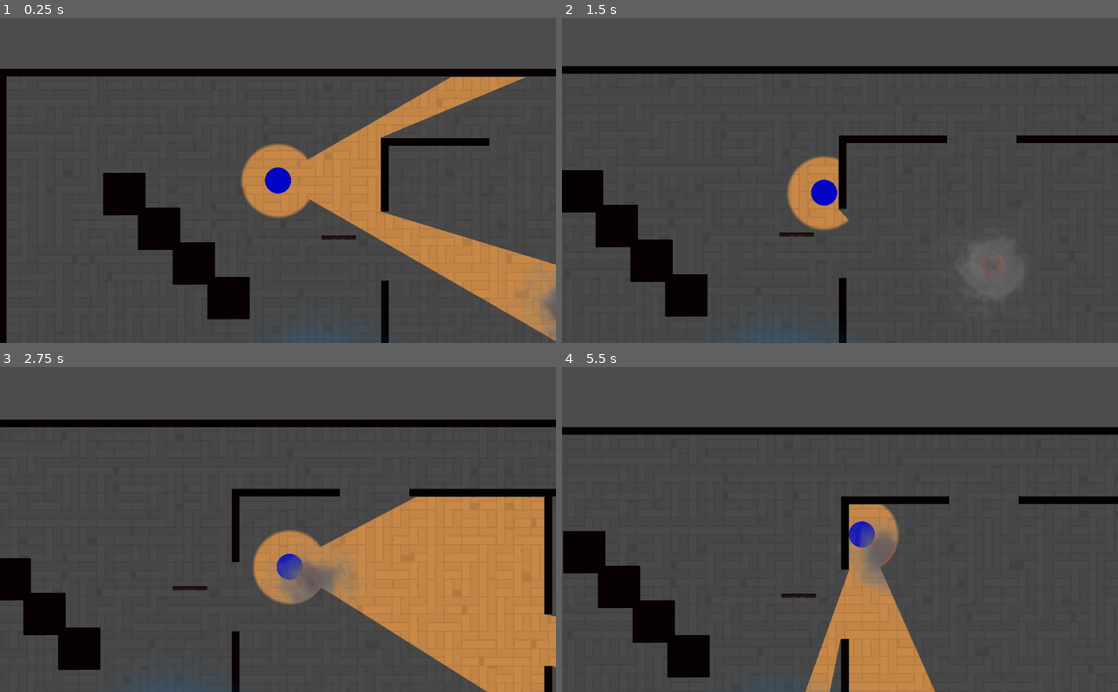
Above: before the commit, frames 1-4 (two rows, left to right).
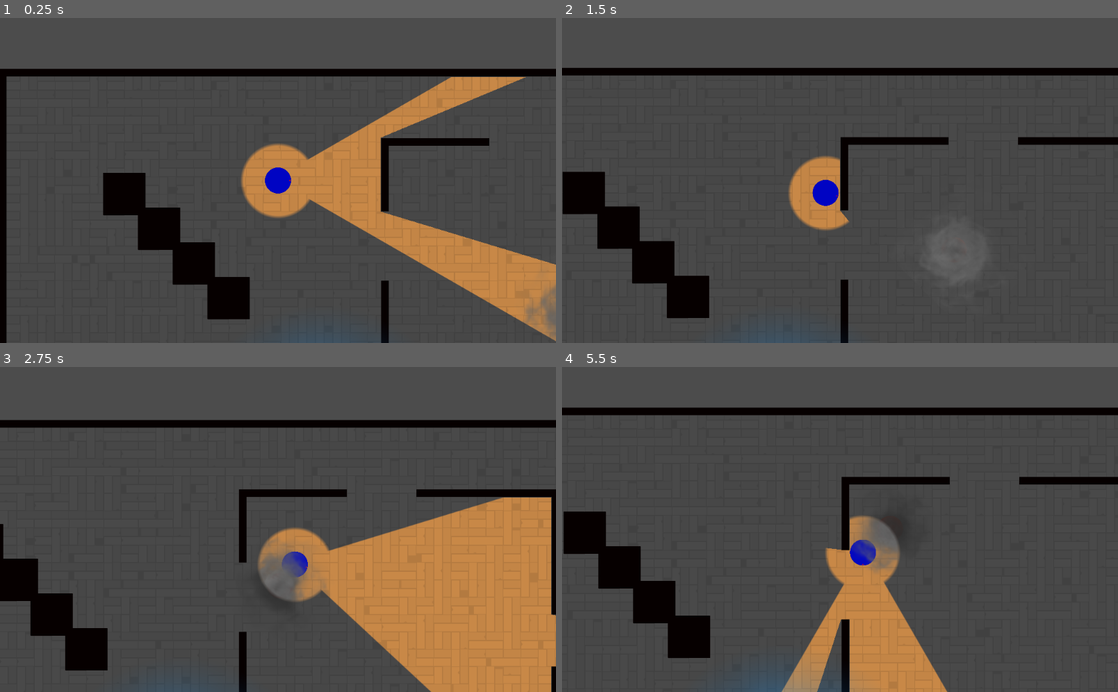
Above: after the commit, the same moments.

Repository: R4nKF1v3/boss
Game: Godot game, scene res://main/Main.tscn
Same seed, same stepped clock (60 frames per second), same inputs: the game is played once before the commit and once after it.
Inputs (mouse positions are in pixels of both pictures, inside the frame that each line leads up to):
- Up to frame 1 (0.25 s): no input
- Up to frame 2 (1.5 s): move the mouse to (962, 164) at 0.52 s; hold Right (move_right) 0.53-1.28 s; hold Shift (run) 0.53-1.28 s; click (962, 164) at 0.67 s; move the mouse to (728, 196) at 1.27 s; hold Down (move_down) from 1.28 s (still down); tap Shift (run) at 1.35 s
- Up to frame 3 (2.75 s): move the mouse to (333, 458) at 2.02 s; release Down (move_down) at 2.03 s; hold Right (move_right) from 2.03 s (still down); hold Shift (run) from 2.03 s (still down)
- Up to frame 4 (5.5 s): move the mouse to (812, 594) at 2.77 s; release Right (move_right) at 2.78 s; release Shift (run) at 2.78 s; hold Up (move_up) 2.78-3.53 s; tap Shift (run) at 2.85, 4.35 s; click (812, 594) at 2.92 s; move the mouse to (1006, 578) at 3.52 s; hold Shift (run) 3.53-4.28 s; hold Left (move_left) 3.53-5.03 s; move the mouse to (673, 480) at 4.27 s; move the mouse to (867, 529) at 5.02 s; hold Down (move_down) from 5.03 s (still down); hold Shift (run) from 5.03 s (still down); click (867, 529) at 5.17 s

The runs differ from the first frame. In frame 1, 0.2% of the frame differs, in the area x 57-100%, y 66-96%; in frame 2, 3.4%; in frame 3, 9.4%; in frame 4, 14%, in the area x 0-100%, y 12-100%.

Commit message:
Cambiados tipos de actores de KinematicBody a RigidBody

Diff:
--- a/entities/Actor.tscn
+++ b/entities/Actor.tscn
@@ -2,8 +2,9 @@
 
 [ext_resource path="res://entities/state_machine.gd" type="Script" id=1]
 
-[node name="Actor" type="KinematicBody2D"]
+[node name="Actor" type="RigidBody2D"]
 collision_layer = 2
+gravity_scale = 0.0
 
 [node name="StateMachine" type="Node" parent="."]
 script = ExtResource( 1 )
--- a/entities/npcs/NPC.gd
+++ b/entities/npcs/NPC.gd
@@ -1,3 +1,3 @@
-extends KinematicBody2D
+extends RigidBody2D
 
 class_name NPC
--- a/entities/npcs/NPC.tscn
+++ b/entities/npcs/NPC.tscn
@@ -3,5 +3,5 @@
 [ext_resource path="res://entities/Actor.tscn" type="PackedScene" id=1]
 [ext_resource path="res://entities/npcs/NPC.gd" type="Script" id=2]
 
-[node name="NPC" instance=ExtResource( 1 )]
+[node name="NPC" index="0" instance=ExtResource( 1 )]
 script = ExtResource( 2 )
--- a/entities/npcs/enemies/shadow/EnemyShadow.gd
+++ b/entities/npcs/enemies/shadow/EnemyShadow.gd
@@ -6,6 +6,8 @@
 onready var navigation : TileMap = owner.get_node("Pathtiles")
 var target
 var player_last_pos
+var look_at = Vector2(1,0)
+var curr_vel = Vector2()
 
 signal new_path(path)
 
@@ -15,6 +17,21 @@
 	$DetectionArea/CollisionShape2D.shape = shape
 	$DetectionArea.connect("body_entered", self, "on_body_entered")
 	$DetectionArea.connect("body_exited", self, "on_body_exited")
+
+func _integrate_forces(state):
+	state.linear_velocity = curr_vel
+	var target = (look_at - global_position).normalized()
+	state.angular_velocity = (lerp_angle(rotation, target.angle(), 0.1) - rotation) * 200
+
+
+func lerp_angle(from, to, weight):
+    return from + short_angle_dist(from, to) * weight
+
+func short_angle_dist(from, to):
+    var max_angle = PI * 2
+    var difference = fmod(to - from, max_angle)
+    return fmod(2 * difference, max_angle) - difference
+
 
 func can_see_player() -> bool:
 	if target:
--- a/entities/npcs/enemies/shadow/EnemyShadow.tscn
+++ b/entities/npcs/enemies/shadow/EnemyShadow.tscn
@@ -11,7 +11,6 @@
 [ext_resource path="res://entities/npcs/enemies/shadow/fxs/SmokeAnim.tres" type="Texture" id=9]
 
 [sub_resource type="CanvasItemMaterial" id=1]
-light_mode = 2
 
 [sub_resource type="CircleShape2D" id=2]
 radius = 24.0619
@@ -31,7 +30,7 @@
 [sub_resource type="Animation" id=6]
 loop = true
 
-[node name="EnemyShadow" instance=ExtResource( 1 )]
+[node name="EnemyShadow" index="0" instance=ExtResource( 1 )]
 light_mask = 3
 material = SubResource( 1 )
 collision_mask = 3
--- a/entities/npcs/enemies/shadow/states/Chase.gd
+++ b/entities/npcs/enemies/shadow/states/Chase.gd
@@ -16,9 +16,9 @@
 	if not objective_path.size() == 0:
 		travel_to_objective(delta)
 		if can_see_player:
-			owner.look_at(owner.target.global_position)
+			owner.look_at = owner.target.global_position
 	elif can_see_player:
-		owner.look_at(owner.target.global_position)
+		owner.look_at = owner.target.global_position
 		if owner.can_reach_player():
 			self.objective_path = owner.navigation.get_simple_path(owner.global_position, owner.target.global_position)
 		else:
--- a/entities/npcs/enemies/shadow/states/Idle.gd
+++ b/entities/npcs/enemies/shadow/states/Idle.gd
@@ -5,6 +5,7 @@
 # Initialize the state. E.g. change the animation
 func enter():
 	owner.player_last_pos = null
+	owner.curr_vel = Vector2()
 	print("Now Idle")
 	timer.start(randi() % 10 + 8)
 	owner.get_node("AnimationPlayer").play("idle")
@@ -17,7 +18,7 @@
 
 func update(delta):
 	if owner.can_see_player():
-		owner.look_at(owner.target.global_position)
+		owner.look_at = owner.target.global_position
 		if owner.can_reach_player():
 			emit_signal("finished", "chase")
 		else:
--- a/entities/npcs/enemies/shadow/states/Motion.gd
+++ b/entities/npcs/enemies/shadow/states/Motion.gd
@@ -13,19 +13,19 @@
 	for i in range(objective_path.size()):
 		var distance_to_next = parent.global_position.distance_to(objective_path[0])
 		if distance <= distance_to_next and distance >= 0.0:
-			parent.look_at(objective_path[0])
+			parent.look_at = objective_path[0]
 			var direction_to_node = (objective_path[0] - parent.global_position).normalized()
 			var v = direction_to_node * SPEED
-			parent.move_and_slide(v)
+			parent.curr_vel = v
 			break
 		if distance < 0.0:
-			parent.look_at(objective_path[0])
+			parent.look_at = objective_path[0]
 			break
 
-		parent.look_at(objective_path[0])
+		parent.look_at = objective_path[0]
 		var direction_to_node = (objective_path[0] - parent.global_position).normalized()
 		var v = direction_to_node * SPEED
-		parent.move_and_slide(v)
+		parent.curr_vel = v
 		distance -= distance_to_next
 		objective_path.remove(0)
 
--- a/entities/npcs/enemies/shadow/states/Searching.gd
+++ b/entities/npcs/enemies/shadow/states/Searching.gd
@@ -16,9 +16,11 @@
 
 func update(delta):
 	if owner.can_see_player():
-		owner.look_at(owner.target.global_position)
+		owner.look_at = owner.target.global_position
 		if owner.can_reach_player():
 			emit_signal("finished", "chase")
+		else:
+			owner.curr_vel = Vector2()
 	else:
 		search_cycle(delta)
 
--- a/entities/npcs/enemies/shadow/states/Wander.gd
+++ b/entities/npcs/enemies/shadow/states/Wander.gd
@@ -21,4 +21,4 @@
 	while objective_path.size() <= 1:
 		randomize()
 		var objective = Vector2(owner.global_position.x + (rand_range(-300, 300)), owner.global_position.y + (rand_range(-300, 300)))
-		set_objective_path(owner.navigation.get_simple_path(owner.global_position, objective))
+		self.objective_path = owner.navigation.get_simple_path(owner.global_position, objective)
--- a/entities/player/PlayerController.gd
+++ b/entities/player/PlayerController.gd
@@ -1,17 +1,19 @@
-extends KinematicBody2D
+extends RigidBody2D
 
 var look_direction : = Vector2(1, 0)
+var current_velocity : = Vector2()
 var camera_follow = true
-const rotation_speed = 0.1
 
 onready var camera_pointer = get_parent().get_node("CameraPointer")
 
-func _physics_process(delta):
+func _integrate_forces(state):
+	state.linear_velocity = current_velocity
+
 	if camera_follow:
 		var camera_target = (camera_pointer.camera_offset.global_position - global_position).normalized()
-		rotation = lerp_angle(rotation, camera_target.angle(), 0.1)
+		state.angular_velocity = (lerp_angle(rotation, camera_target.angle(), 0.1) - rotation) * 200
 	else:
-		rotation = lerp_angle(rotation, look_direction.angle(), 0.1)
+		state.angular_velocity = (lerp_angle(rotation, look_direction.angle(), 0.1) - rotation) * 200
 
 func lerp_angle(from, to, weight):
     return from + short_angle_dist(from, to) * weight
--- a/entities/player/states/motion/Move.gd
+++ b/entities/player/states/motion/Move.gd
@@ -27,7 +27,7 @@
 
 func move(speed, direction):
 	velocity = direction.normalized() * speed
-	parent.move_and_slide(velocity, Vector2(), 5, 2)
+	parent.current_velocity = velocity
 	#if parent.get_slide_count() == 0:
 	#	return
 	#return parent.get_slide_collision(0)
--- a/project.godot
+++ b/project.godot
@@ -9,7 +9,7 @@
 config_version=4
 
 _global_script_classes=[ {
-"base": "KinematicBody2D",
+"base": "RigidBody2D",
 "class": "NPC",
 "language": "GDScript",
 "path": "res://entities/npcs/NPC.gd"
--- a/resources/props/doors/wooden_door/WoodenDoor.tscn
+++ b/resources/props/doors/wooden_door/WoodenDoor.tscn
@@ -6,12 +6,12 @@
 [sub_resource type="CircleShape2D" id=1]
 radius = 2.0
 
-[sub_resource type="PhysicsMaterial" id=3]
+[sub_resource type="PhysicsMaterial" id=2]
 
-[sub_resource type="RectangleShape2D" id=2]
+[sub_resource type="RectangleShape2D" id=3]
 extents = Vector2( 31.9765, 4.69978 )
 
-[node name="WoodenDoor" index="0" instance=ExtResource( 1 )]
+[node name="WoodenDoor" instance=ExtResource( 1 )]
 
 [node name="Hinge" parent="." index="0"]
 position = Vector2( 31.905, 0 )
@@ -20,13 +20,14 @@
 shape = SubResource( 1 )
 
 [node name="Doorway" parent="." index="1"]
-physics_material_override = SubResource( 3 )
+mass = 12.57
+physics_material_override = SubResource( 2 )
 
 [node name="Sprite" parent="Doorway" index="0"]
 texture = ExtResource( 2 )
 
 [node name="CollisionShape2D" parent="Doorway" index="1"]
-shape = SubResource( 2 )
+shape = SubResource( 3 )
 
 [node name="PinJoint2D" parent="." index="2"]
 position = Vector2( 31.905, 0 )
--- a/scenes/levels/Test/Test.tscn
+++ b/scenes/levels/Test/Test.tscn
@@ -90,7 +90,7 @@
 [sub_resource type="CanvasItemMaterial" id=4]
 light_mode = 1
 
-[node name="Test" index="0" instance=ExtResource( 1 )]
+[node name="Test" instance=ExtResource( 1 )]
 material = SubResource( 3 )
 
 [node name="CanvasModulate" type="CanvasModulate" parent="." index="0"]
@@ -111,16 +111,17 @@
 use_parent_material = true
 
 [node name="WoodenDoor" parent="Ground/Props" index="0" instance=ExtResource( 3 )]
-position = Vector2( 1099.37, 592.259 )
+position = Vector2( 1467.33, 858.111 )
+
+[node name="WoodenDoor2" parent="Ground/Props" index="1" instance=ExtResource( 3 )]
+position = Vector2( 1410.61, 868.825 )
+rotation = 3.14159
 
 [node name="PlayerContainer" parent="Ground/Spawns" index="0" instance=ExtResource( 4 )]
 position = Vector2( 987.484, 486.767 )
 
 [node name="EnemyShadow" parent="Ground/Spawns" index="1" instance=ExtResource( 5 )]
-position = Vector2( 1516.16, 727.622 )
-
-[node name="EnemyShadow2" parent="Ground/Spawns" index="2" instance=ExtResource( 5 )]
-position = Vector2( 815.983, 1418.7 )
+position = Vector2( 1554.3, 717.304 )
 
 [node name="Walltiles" parent="." index="3"]
 tile_data = PoolIntArray( 262151, 0, 1, 262152, 0, 196610, 262153, 0, 196610, 262154, 0, 196610, 262155, 0, 196610, 262 …(3358 unchanged characters)…
